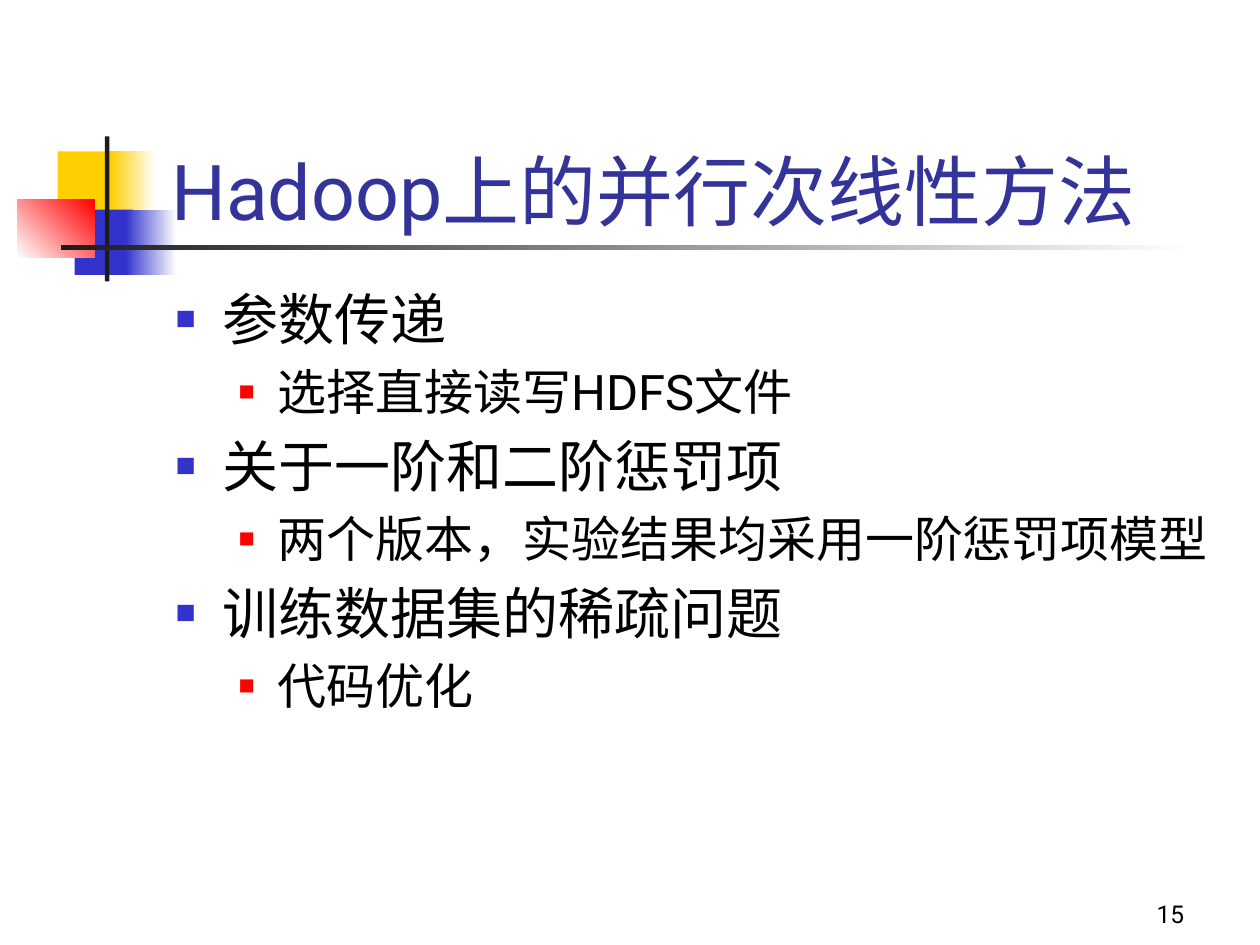
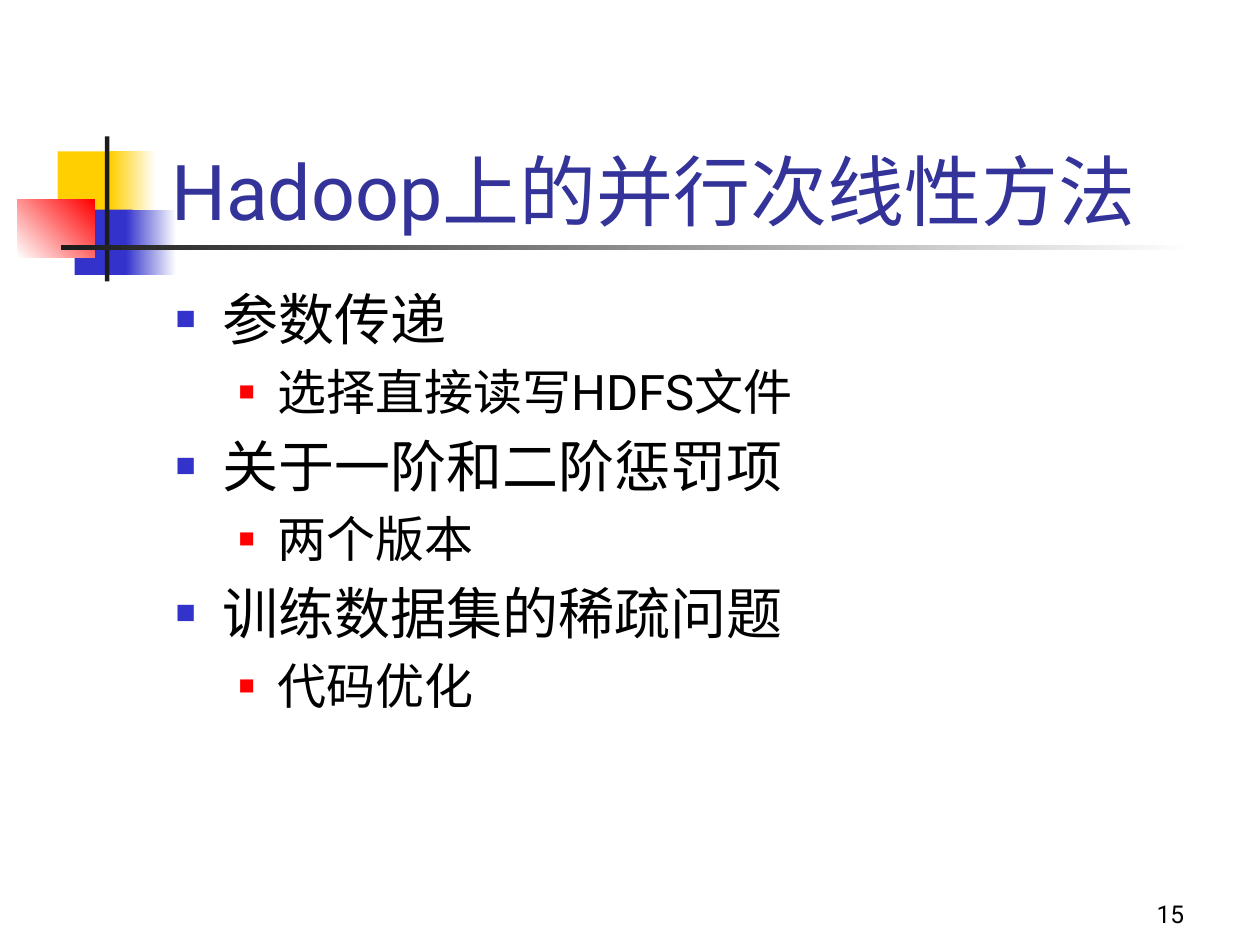
Before and after one commit to penghaoruo/grad-draft, a slide deck: slide 15 of ppt/答辩报告-彭昊若.pptx. Drawn at 1260x945 pixels with LibreOffice and Linux fonts; fonts in the diff are those of the drawing. Boxes give left, top, right and bottom in pixels: in the first picture for what was removed or moved away, otherwise in the second. Text is boxed around its words. In the diff, an @@ line names an element or a change of style, - is before the commit and + after.

```diff
--- a/ppt/答辩报告-彭昊若.pptx
+++ b/ppt/答辩报告-彭昊若.pptx
@@ text at box(278, 515, 474, 561): text changed @@
-  ■ 两个版本，实验结果均采用一阶惩罚项模型
+  ■ 两个版本
```
Also in this commit, not shown: 9 other slides changed, 1 slide added, 1 slide removed, 6 other files.
